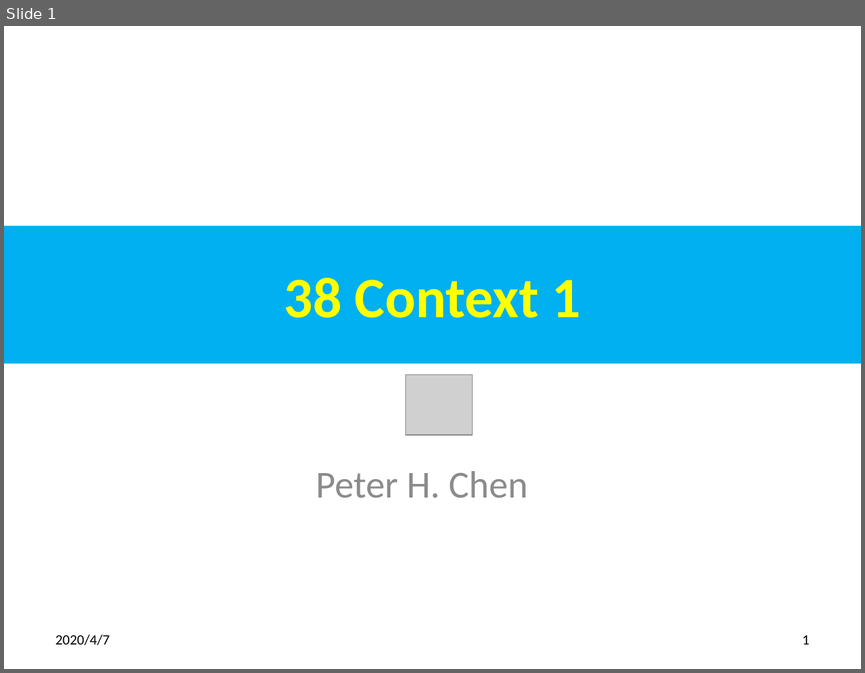
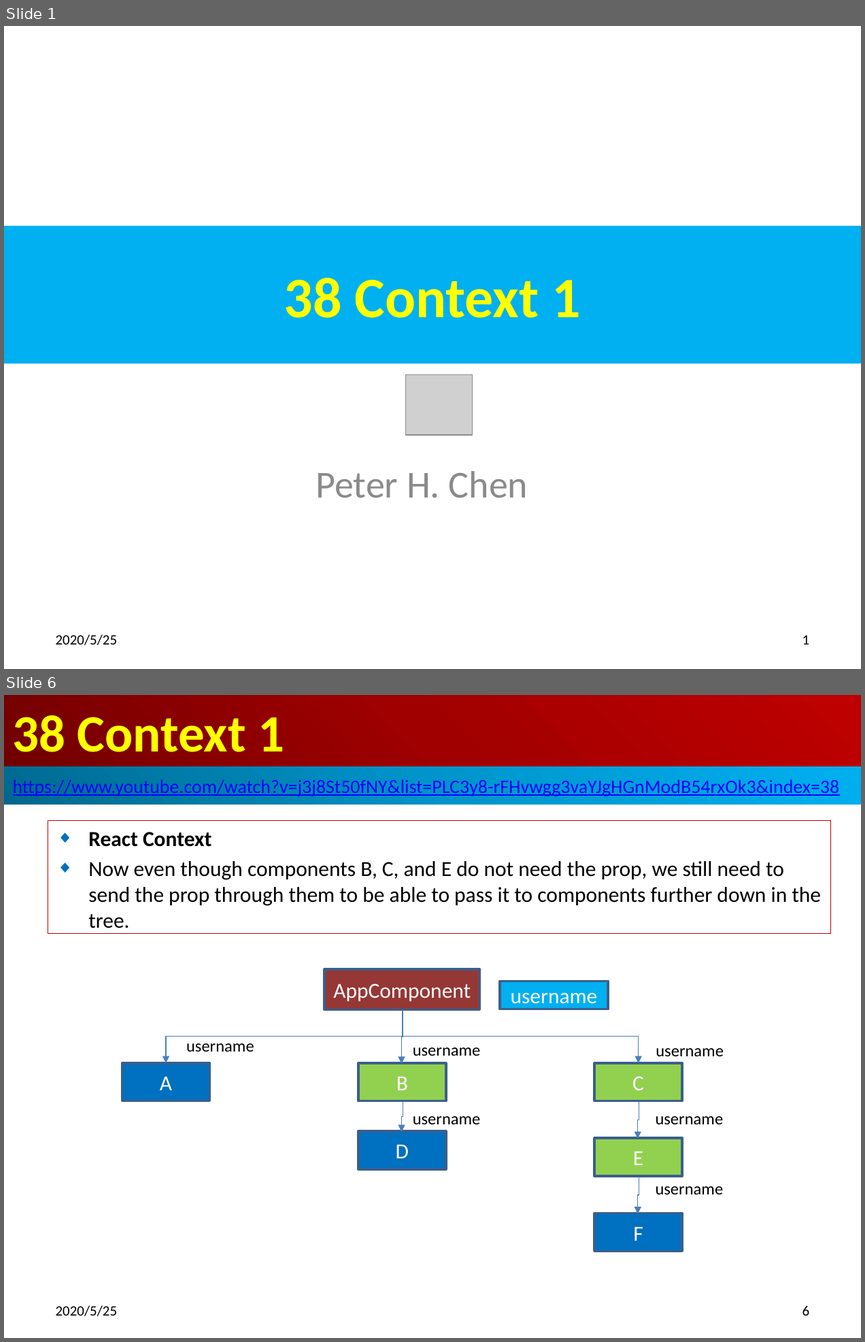
Before and after one commit to peterhchen/800-React-Hook, a slide deck: 38_Context1.pptx. Shown one above the other, each under a label of ours: slide 1 before the commit, slides 1 and 6 after it; the slides between them are not shown. The pictures are 865x673 and 865x1342 pixels, drawn with LibreOffice and Linux fonts; fonts in the diff are those of the drawing; grey boxes stand for pictures. Boxes give left, top, right and bottom in pixels: in the first picture for what was removed or moved away, otherwise in the second. Text is boxed around its words. In the diff, an @@ line names an element or a change of style, - is before the commit and + after.

Commit message:
WHy we need the context?

```diff
--- a/38_Context1.pptx
+++ b/38_Context1.pptx
@@ slide 6 added at (4, 695, 861, 1338), background #FFFFFF @@
@@ title added at (4, 695, 861, 767), fill gradient #720000 to #A20000 to #C00000, 44 pt, text #FFFF00, bold @@
+38 Context 1
@@ rectangle added at (4, 767, 861, 804), fill gradient #00688E to #0094CA to #00B0F0, 16 pt, text #0000FF, underline @@
+https://www.youtube.com/watch?v=j3j8St50fNY&list=PLC3y8-rFHvwgg3vaYJgHGnModB54rxOk3&index=38
@@ subtitle added at (48, 821, 830, 934), outline #C00000 0.75 pt, 18 pt, text #000000 @@
+◆ React Context
+◆ Now even though components B, C, and E do not need the prop, we still need to send the prop through them to be able to pass it to components further down in the tree.
@@ rectangle added at (324, 969, 479, 1009), fill #953735, outline #3A5F8C 2 pt, 18 pt, text #FFFFFF @@
+AppComponent
@@ rectangle added at (500, 981, 608, 1009), fill #00B0F0, outline #3A5F8C 2 pt, 18 pt, text #FFFFFF @@
+username
@@ elbow arrow added from (402, 1009) to (166, 1063), #4B7EBC 0.75 pt @@
@@ elbow arrow added from (402, 1011) to (402, 1064), #4B7EBC 0.75 pt @@
@@ elbow arrow added from (402, 1009) to (638, 1063), #4B7EBC 0.75 pt @@
@@ text added at (186, 1043, 254, 1052), 14 pt, text #000000 @@
+username
@@ text added at (413, 1047, 481, 1055), 14 pt, text #000000 @@
+username
@@ text added at (655, 1048, 723, 1057), 14 pt, text #000000 @@
+username
@@ rectangle added at (122, 1063, 209, 1100), fill #0070C0, outline #3A5F8C 2 pt, 18 pt, text #FFFFFF @@
+A
@@ rectangle added at (358, 1063, 445, 1100), fill #92D050, outline #3A5F8C 2 pt, 18 pt, text #FFFFFF @@
+B
@@ rectangle added at (594, 1063, 682, 1100), fill #92D050, outline #3A5F8C 2 pt, 18 pt, text #FFFFFF @@
+C
@@ elbow arrow added from (402, 1101) to (402, 1132), #4B7EBC 0.75 pt @@
@@ elbow arrow added from (639, 1101) to (637, 1138), #4B7EBC 0.75 pt @@
@@ text added at (413, 1116, 481, 1124), 14 pt, text #000000 @@
+username
@@ text added at (655, 1116, 723, 1124), 14 pt, text #000000 @@
+username
@@ rectangle added at (358, 1131, 445, 1169), fill #0070C0, outline #3A5F8C 2 pt, 18 pt, text #FFFFFF @@
+D
@@ rectangle added at (594, 1138, 682, 1176), fill #92D050, outline #3A5F8C 2 pt, 18 pt, text #FFFFFF @@
+E
@@ elbow arrow added from (639, 1176) to (637, 1213), #4B7EBC 0.75 pt @@
@@ text added at (655, 1186, 723, 1194), 14 pt, text #000000 @@
+username
@@ rectangle added at (594, 1212, 682, 1250), fill #0070C0, outline #3A5F8C 2 pt, 18 pt, text #FFFFFF @@
+F
@@ text added at (56, 1305, 118, 1316), 12 pt, text #000000 @@
+2020/5/25
@@ page number added at (802, 1305, 810, 1315), 12 pt, text #000000 @@
+6
@@ slide 1 changed as well @@
@@ text at (56, 634, 118, 645): text changed @@
-2020/4/7
+2020/5/25
```
Also in this commit, not shown: 7 other slides changed, 2 other slides added.
